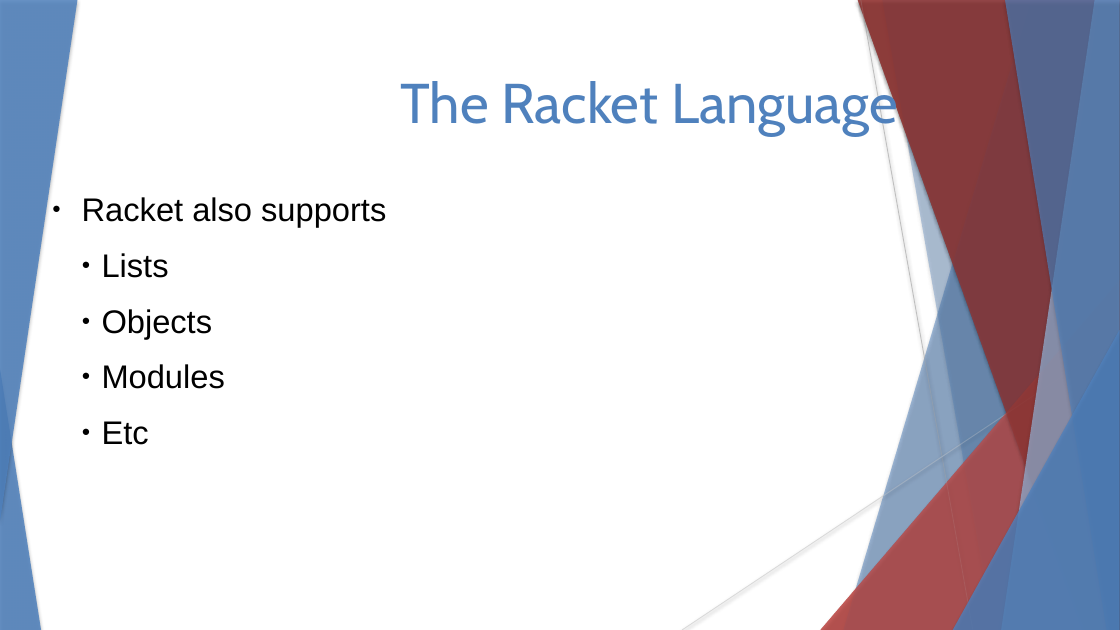
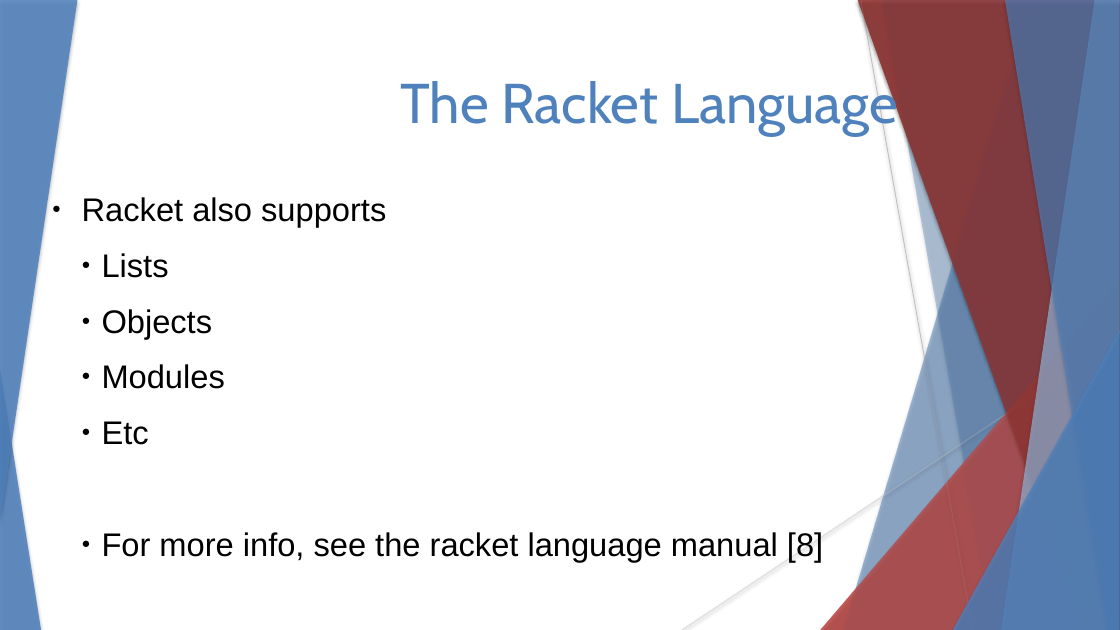
Before and after one commit to stevester94/CSC201_Project, a slide deck: slide 12 of CSC201Sec3Proj3Team4.pptx (slide 11 before the commit). Drawn at 1120x630 pixels with LibreOffice and Linux fonts; fonts in the diff are those of the drawing. Boxes give left, top, right and bottom in pixels: in the first picture for what was removed or moved away, otherwise in the second. Text is boxed around its words. In the diff, an @@ line names an element or a change of style, - is before the commit and + after.

Commit message:
added racket language reference

```diff
--- a/CSC201Sec3Proj3Team4.pptx
+++ b/CSC201Sec3Proj3Team4.pptx
@@ text at [102, 532, 823, 562]: paragraph added @@
+    ● For more info, see the racket language manual [8]
```
Also in this commit, not shown: 7 other slides changed, 2 slides added.
